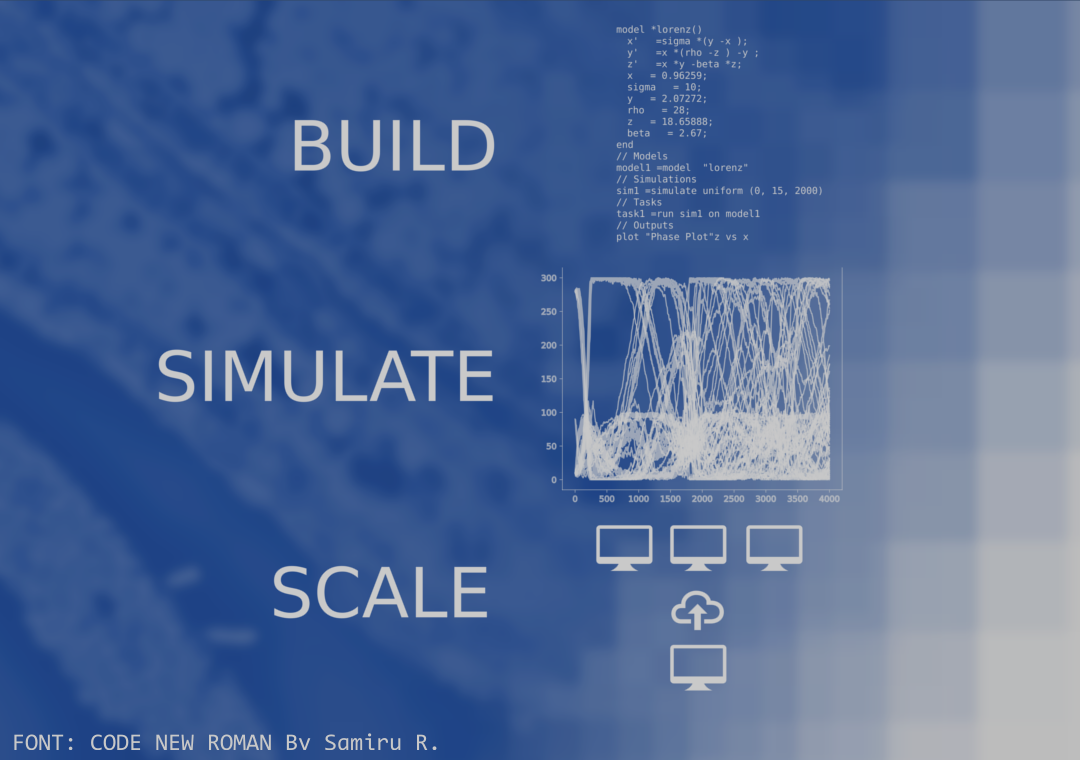
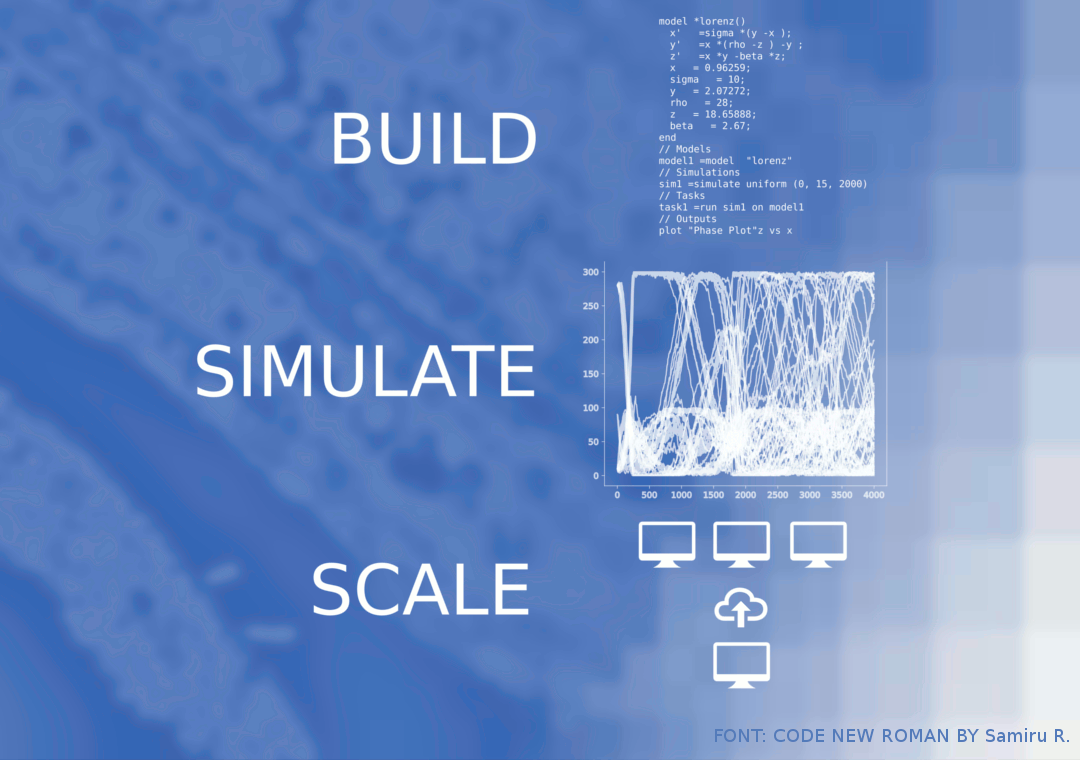
Comparing the layer stacks of the two 1080 x 760 images. Changes:
removed layer "FONT: CODE NEW ROMAN By Samiru..." over (x1=14, y1=733, x2=437, y2=750)
removed layer "tellurium-backdrop.png" over (x1=0, y1=0, x2=1080, y2=760)
renamed "background.tiff" to "background@2x.tiff", painted on it over (x1=0, y1=0, x2=1080, y2=760)
